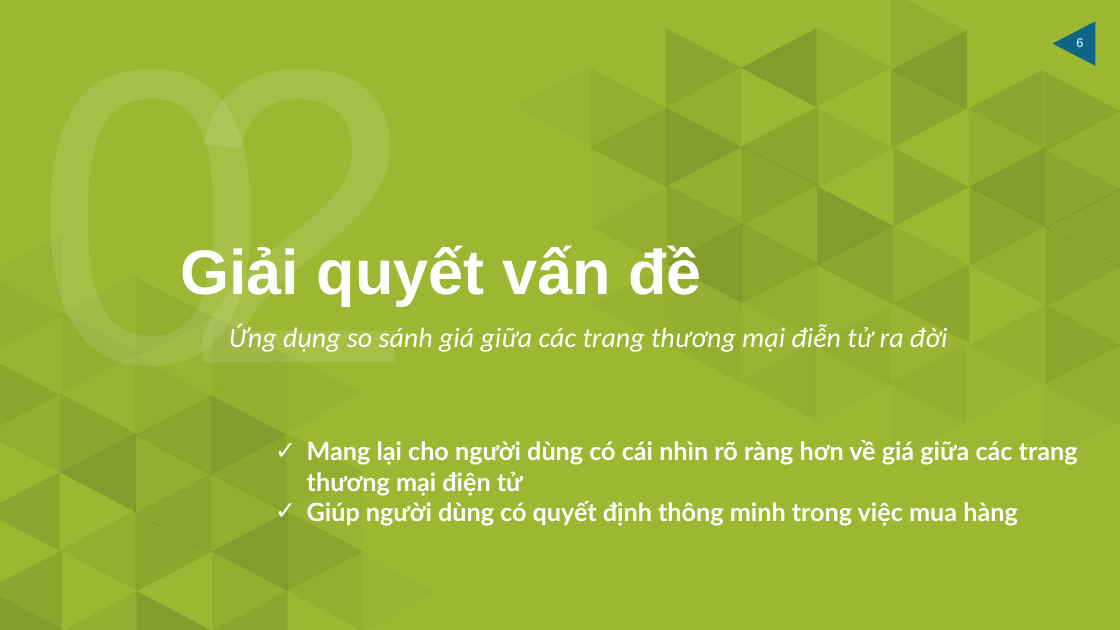
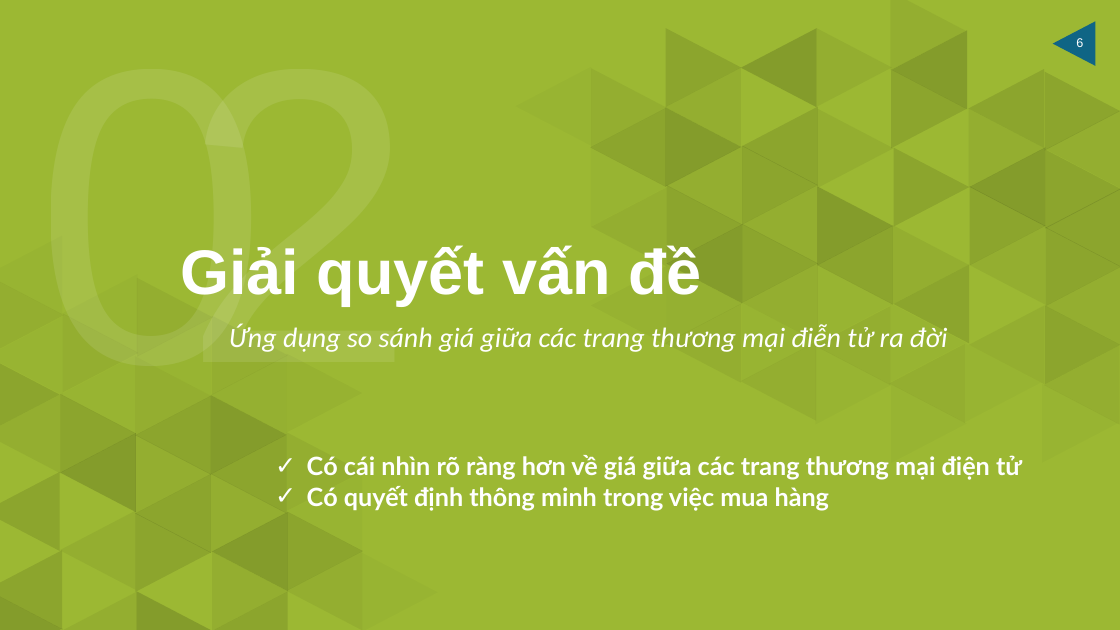
Before and after one commit to HaiUIT-zz/Price-Compare-System, a slide deck: slide 6 of presentation/final-file-present/Report-Project-14012018.pptx. Drawn at 1120x630 pixels with LibreOffice and Linux fonts; fonts in the diff are those of the drawing. Boxes give left, top, right and bottom in pixels: in the first picture for what was removed or moved away, otherwise in the second. Text is boxed around its words. In the diff, an @@ line names an element or a change of style, - is before the commit and + after.

```diff
--- a/presentation/final-file-present/Report-Project-14012018.pptx
+++ b/presentation/final-file-present/Report-Project-14012018.pptx
@@ text at (307,455,1022,510): text changed @@
-✓ Mang lại cho người dùng có cái nhìn rõ ràng hơn về giá giữa các trang thương mại điện tử
-✓ Giúp người dùng có quyết định thông minh trong việc mua hàng
+✓ Có cái nhìn rõ ràng hơn về giá giữa các trang thương mại điện tử
+✓ Có quyết định thông minh trong việc mua hàng
```
Also in this commit, not shown: 10 other slides changed, 1 slide added, 2 slides removed, 8 other files.
